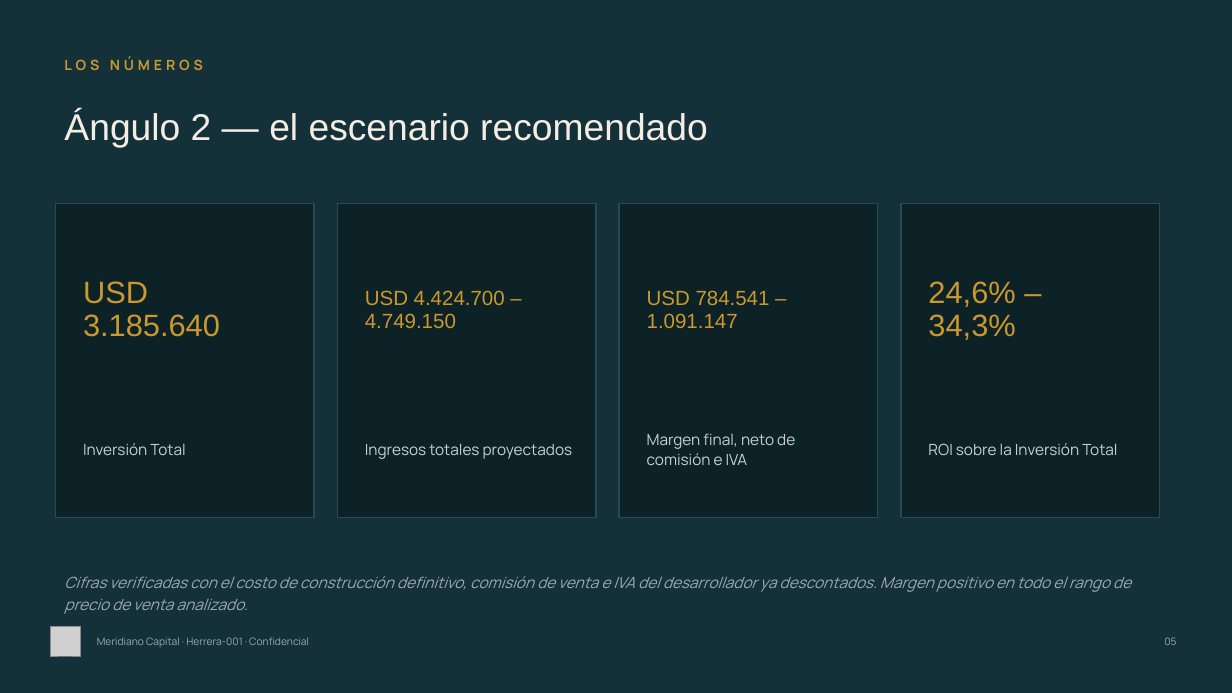
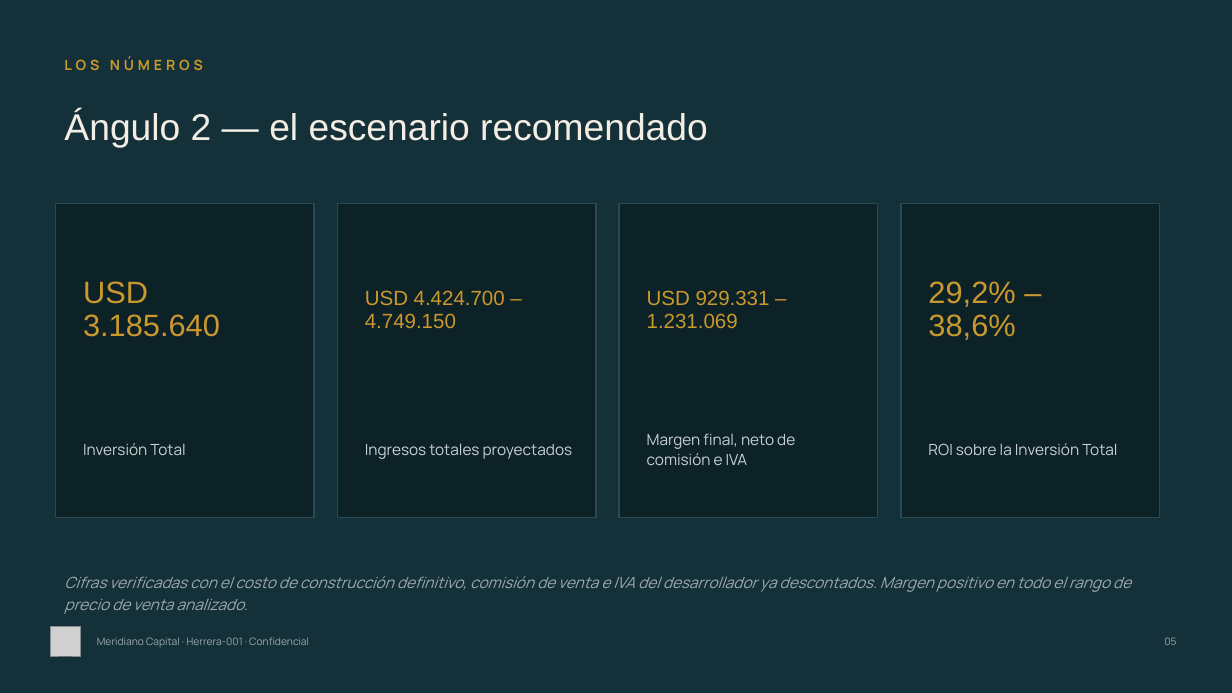
Before and after one commit to juanjosecastillo608/Meridiano-Capital, a slide deck: slide 5 of contracts/cases/HERRERA-001/entregables/HERRERA-001_Presentacion_Inversores.pptx. Drawn at 1232x693 pixels with LibreOffice and Linux fonts; fonts in the diff are those of the drawing; grey boxes stand for pictures. Boxes give left, top, right and bottom in pixels: in the first picture for what was removed or moved away, otherwise in the second. Text is boxed around its words. In the diff, an @@ line names an element or a change of style, - is before the commit and + after.

```diff
--- a/contracts/cases/HERRERA-001/entregables/HERRERA-001_Presentacion_Inversores.pptx
+++ b/contracts/cases/HERRERA-001/entregables/HERRERA-001_Presentacion_Inversores.pptx
@@ text at bbox=[647, 290, 770, 328]: text changed @@
-USD 784.541 – 1.091.147
+USD 929.331 – 1.231.069
@@ text at bbox=[928, 281, 1015, 340]: text changed @@
-24,6% – 34,3%
+29,2% – 38,6%
```
Also in this commit, not shown: 1 other slide changed, 29 other files.
